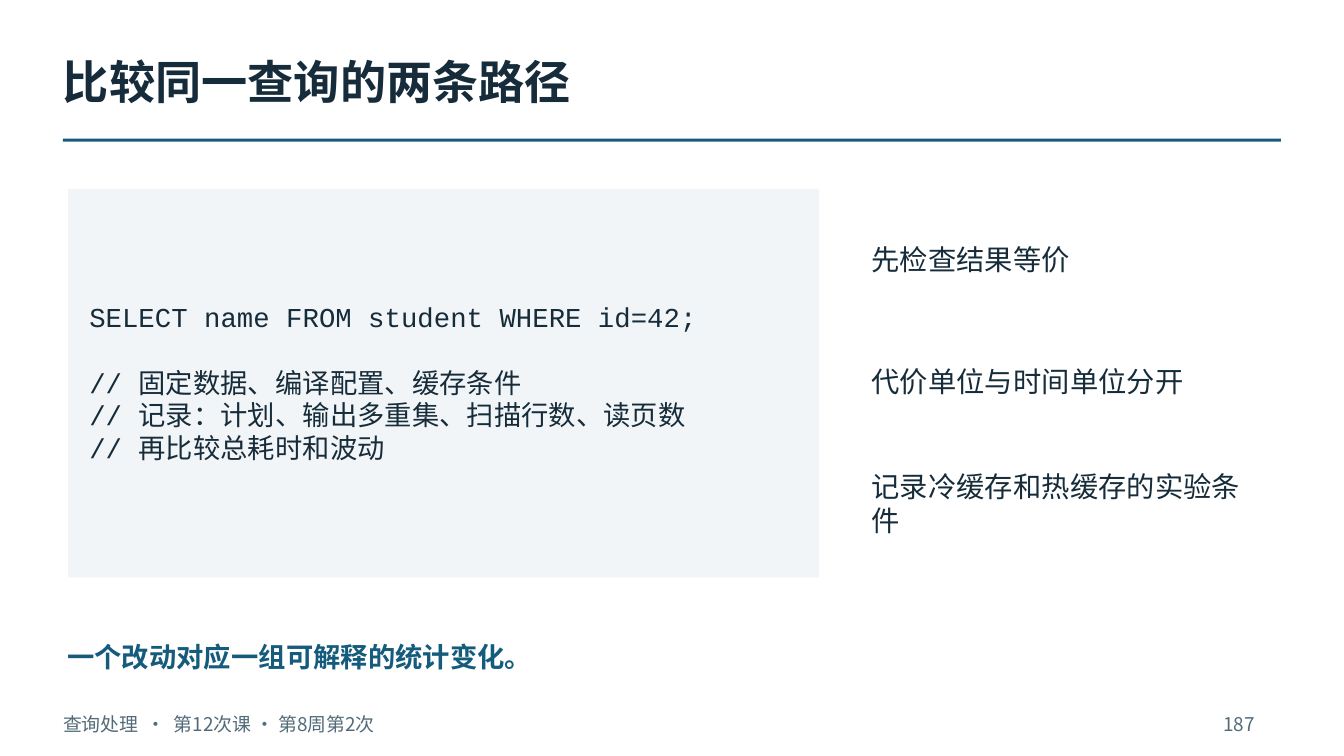
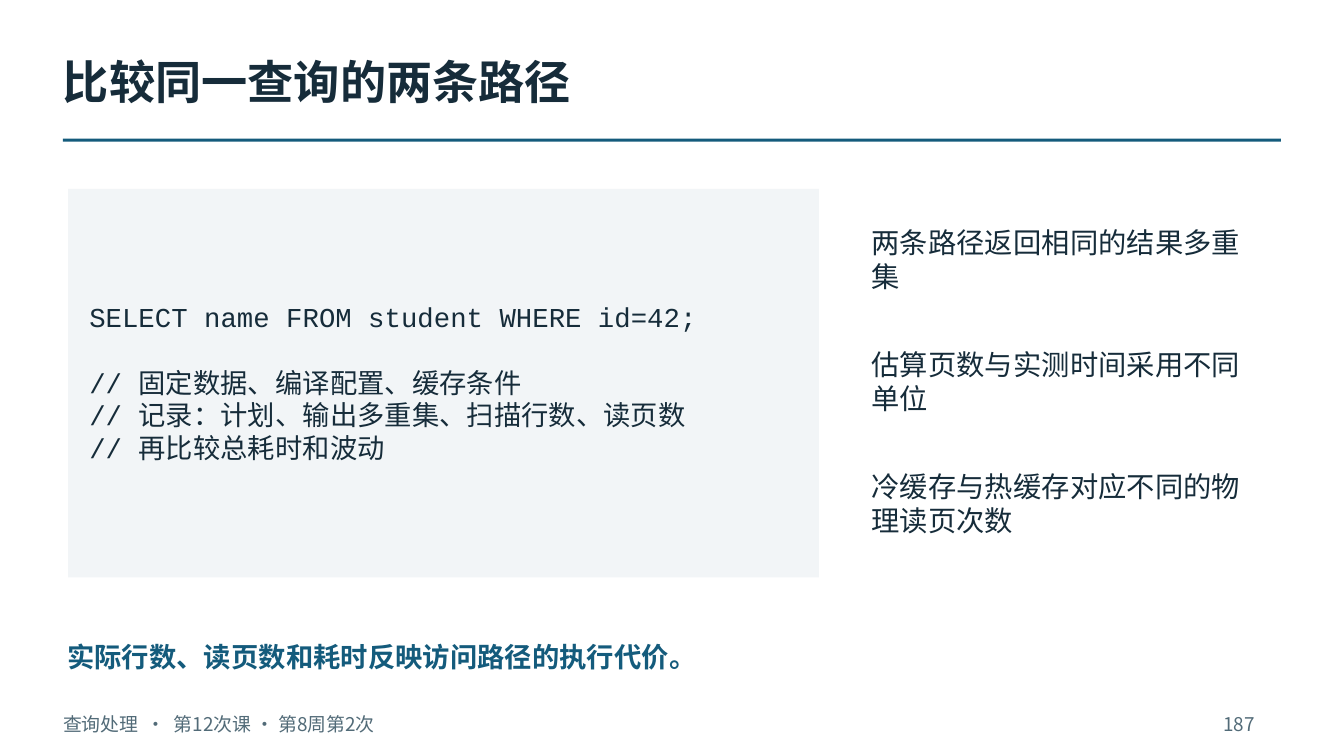
Before and after one commit to intellistream/database-kernel-course-student, a slide deck: slide 187 of 01_课件（第6版）/03_查询处理.pptx. Drawn at 1344x756 pixels with LibreOffice and Linux fonts; fonts in the diff are those of the drawing. Boxes give left, top, right and bottom in pixels: in the first picture for what was removed or moved away, otherwise in the second. Text is boxed around its words. In the diff, an @@ line names an element or a change of style, - is before the commit and + after.

```diff
--- a/01_课件（第6版）/03_查询处理.pptx
+++ b/01_课件（第6版）/03_查询处理.pptx
@@ text at (x1=871, y1=229, x2=1240, y2=290): text changed @@
-先检查结果等价
+两条路径返回相同的结果多重集
@@ text at (x1=871, y1=351, x2=1240, y2=412): text changed @@
-代价单位与时间单位分开
+估算页数与实测时间采用不同单位
@@ text at (x1=871, y1=473, x2=1240, y2=534): text changed @@
-记录冷缓存和热缓存的实验条件
+冷缓存与热缓存对应不同的物理读页次数
@@ text at (x1=67, y1=643, x2=696, y2=670): text changed @@
-一个改动对应一组可解释的统计变化。
+实际行数、读页数和耗时反映访问路径的执行代价。
```
Also in this commit, not shown: 149 other slides changed, 6 other files.
